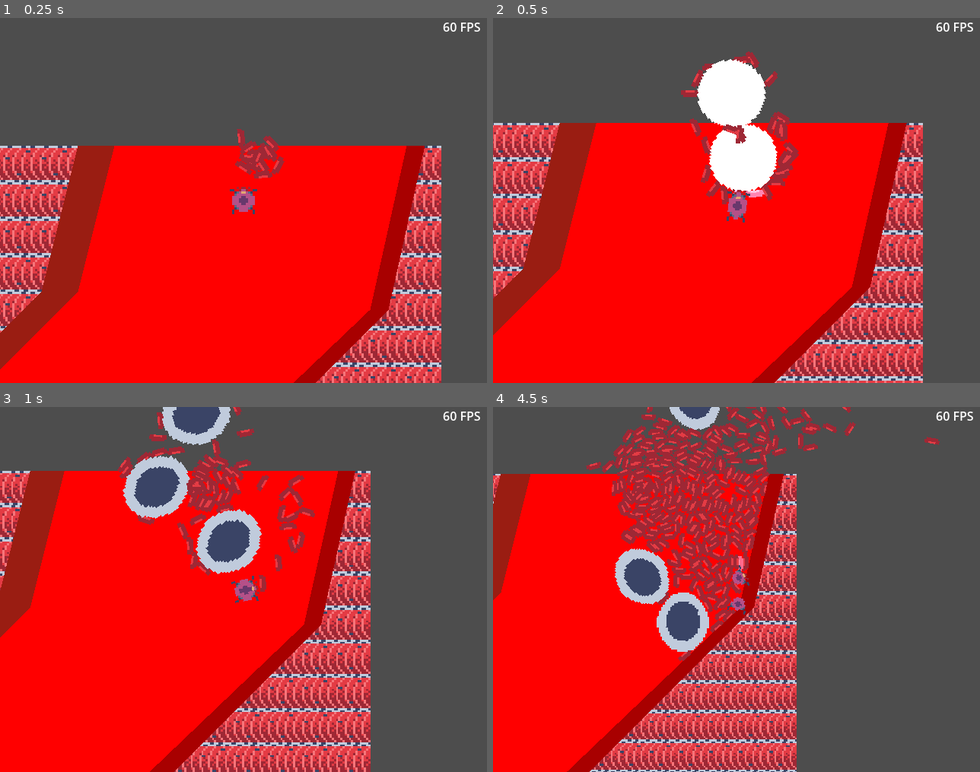
Above: before the commit, frames 1-4 (two rows, left to right).
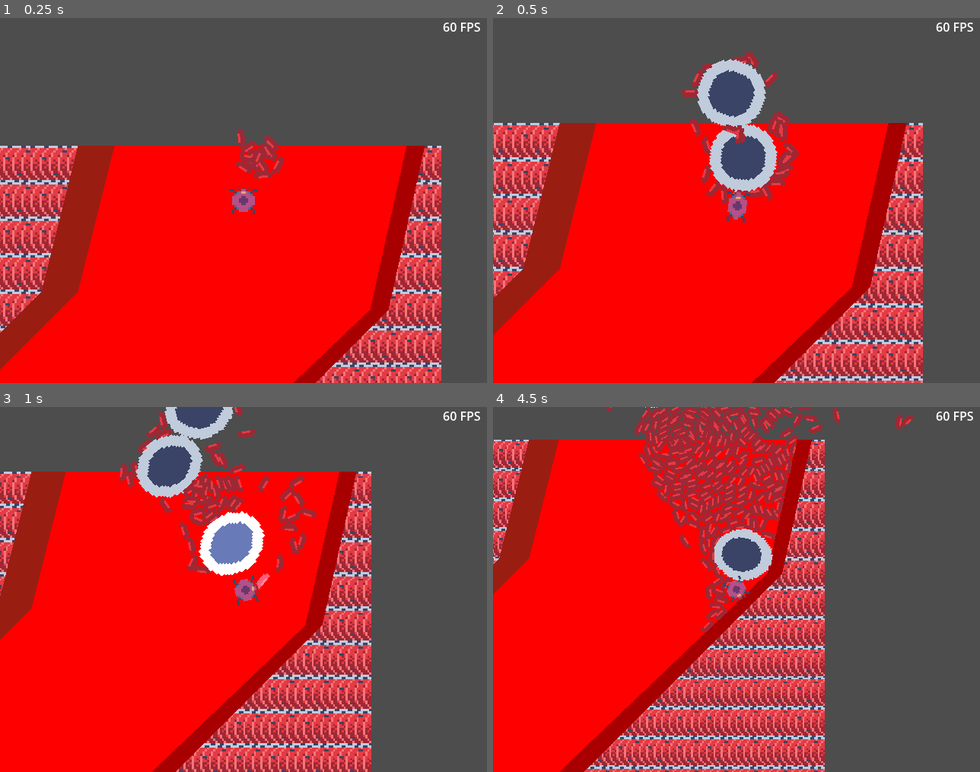
Above: after the commit, the same moments.

Repository: BertrandBordage/Bloody-Sarcoma
Game: Godot game, scene res://level_0.tscn
The game is run twice, just before and just after one commit, with the same random seed, the same clock (stepped at 60 frames per second) and the same inputs.
Inputs (mouse positions are in pixels of both pictures, inside the frame that each line leads up to):
- Up to frame 1 (0.25 s): no input
- Up to frame 2 (0.5 s): no input
- Up to frame 3 (1 s): tap Enter (ui_accept) at 0.5, 0.6, 0.77 s; move the mouse to (350, 571) at 0.52 s; hold Right (ui_right) from 0.53 s (still down); click (350, 571) at 0.67 s
- Up to frame 4 (4.5 s): tap Enter (ui_accept) at 1.07, 2.1, 3.6, 3.77, 4.07 s; release Right (ui_right) at 1.25 s; drag from (639, 607) to (751, 593) at 1.27 s; move the mouse to (785, 509) at 2.02 s; hold Right (ui_right) 2.03-2.75 s; drag from (712, 662) to (590, 534) at 2.77 s; move the mouse to (882, 644) at 3.52 s; hold Left (ui_left) 3.53-4.25 s; drag from (590, 534) to (736, 589) at 4.27 s

Frame 1 is identical in both runs. In frame 2, 3.9% of the frame differs, in the area x 41-59%, y 11-50%; in frame 3, 14%; in frame 4, 34%, in the area x 0-92%, y 0-100%.

Commit message:
Minor cleanups.

Diff:
--- a/cancer_cell.gd
+++ b/cancer_cell.gd
@@ -54,9 +54,10 @@
     for body in %MouthArea.get_overlapping_bodies():
         if "TYPE" in body and body.TYPE != "CancerCell" and body.has_method("take_damage"):
             food += body.take_damage(1)
-            if food >= FOOD_FOR_MITOSIS:
-                food -= FOOD_FOR_MITOSIS
-                start_mitosis()
+            break
+    if food >= FOOD_FOR_MITOSIS and can_perform_mitosis():
+        food -= FOOD_FOR_MITOSIS
+        start_mitosis()
 
 
 func set_animation_for_movement(movement: Vector2) -> void:
--- a/cancer_cell_cluster.gd
+++ b/cancer_cell_cluster.gd
@@ -33,14 +33,6 @@
     cells.append(new_cell)
 
 
-func add_cell():
-    var candidate_cells = cells.filter(func (c): return c.can_perform_mitosis())
-    if len(candidate_cells) == 0:
-        return
-    var cell = candidate_cells[randi_range(0, len(candidate_cells) - 1)]
-    cell.start_mitosis()
-
-
 func _ready():
     first_cell.animation = "Idle"
 
--- a/playable_cell_cluster.gd
+++ b/playable_cell_cluster.gd
@@ -16,8 +16,6 @@
 
 
 func _physics_process(_delta):
-    if Input.is_action_just_pressed("ui_accept"):
-        %CancerCellCluster.add_cell()
     var direction = Input.get_vector("ui_left", "ui_right", "ui_up", "ui_down")
     %CancerCellCluster.movement_force = ACCELERATION * direction
     var smoothed_position = %CancerCellCluster.smoothed_position
